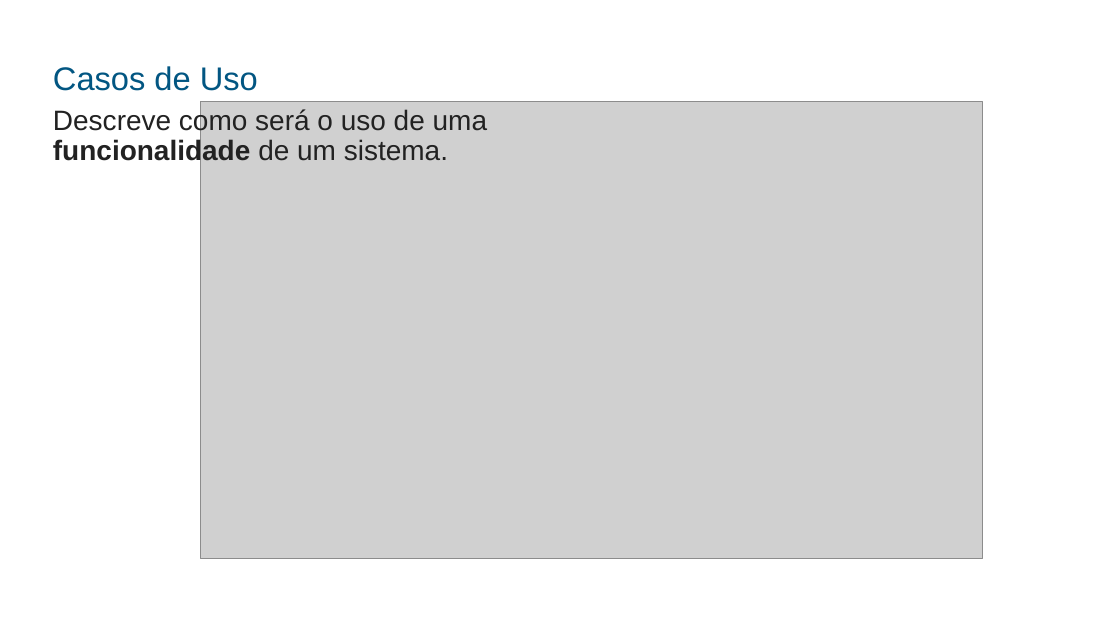
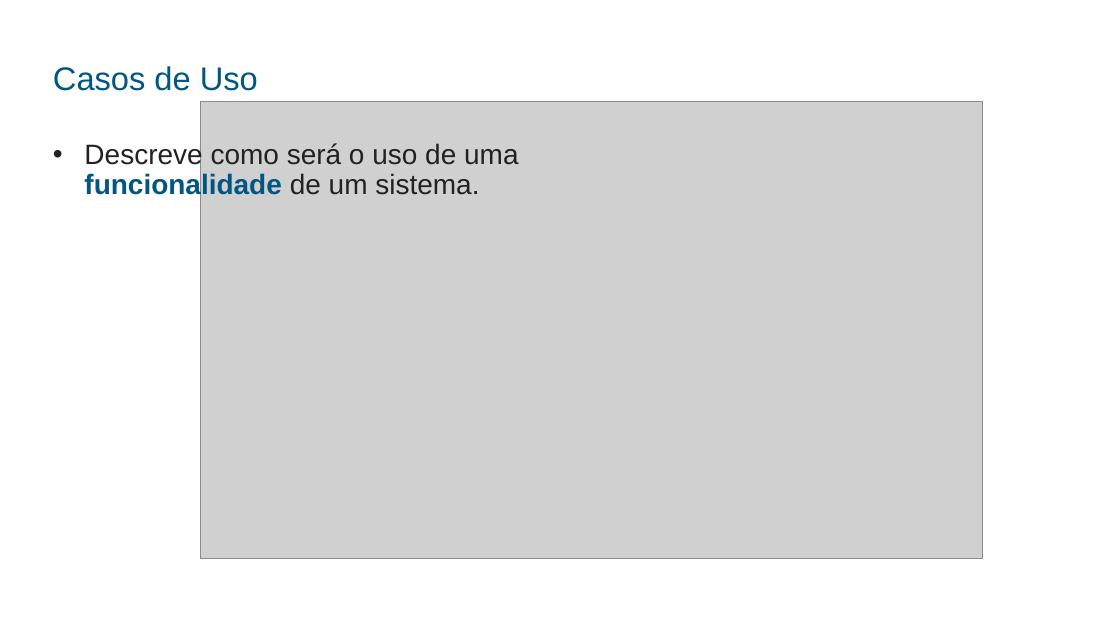
Before and after one commit to alexandrepeluchi/trabalho-diplomacao, a slide deck: slide 12 of Documentos/Apresentação Power Point/Apresentação do TD - Alexandre Peluchi.pptx. Drawn at 1120x630 pixels with LibreOffice and Linux fonts; fonts in the diff are those of the drawing; grey boxes stand for pictures. Boxes give left, top, right and bottom in pixels: in the first picture for what was removed or moved away, otherwise in the second. Text is boxed around its words. In the diff, an @@ line names an element or a change of style, - is before the commit and + after.

```diff
--- a/Documentos/Apresentação Power Point/Apresentação do TD - Alexandre Peluchi.pptx
+++ b/Documentos/Apresentação Power Point/Apresentação do TD - Alexandre Peluchi.pptx
@@ text "Descreve como será o uso ..." moved from (x1=53, y1=108, x2=487, y2=165) to (x1=84, y1=142, x2=518, y2=199) @@
@@ text "Descreve como será o uso ..." at (x1=84, y1=142, x2=518, y2=199): text colour #222222 to #025682 in "funcionalidade"; bullet none to • @@
```
Also in this commit, not shown: 10 other slides changed, 6 slides added, 2 slides removed, 1 other file.
